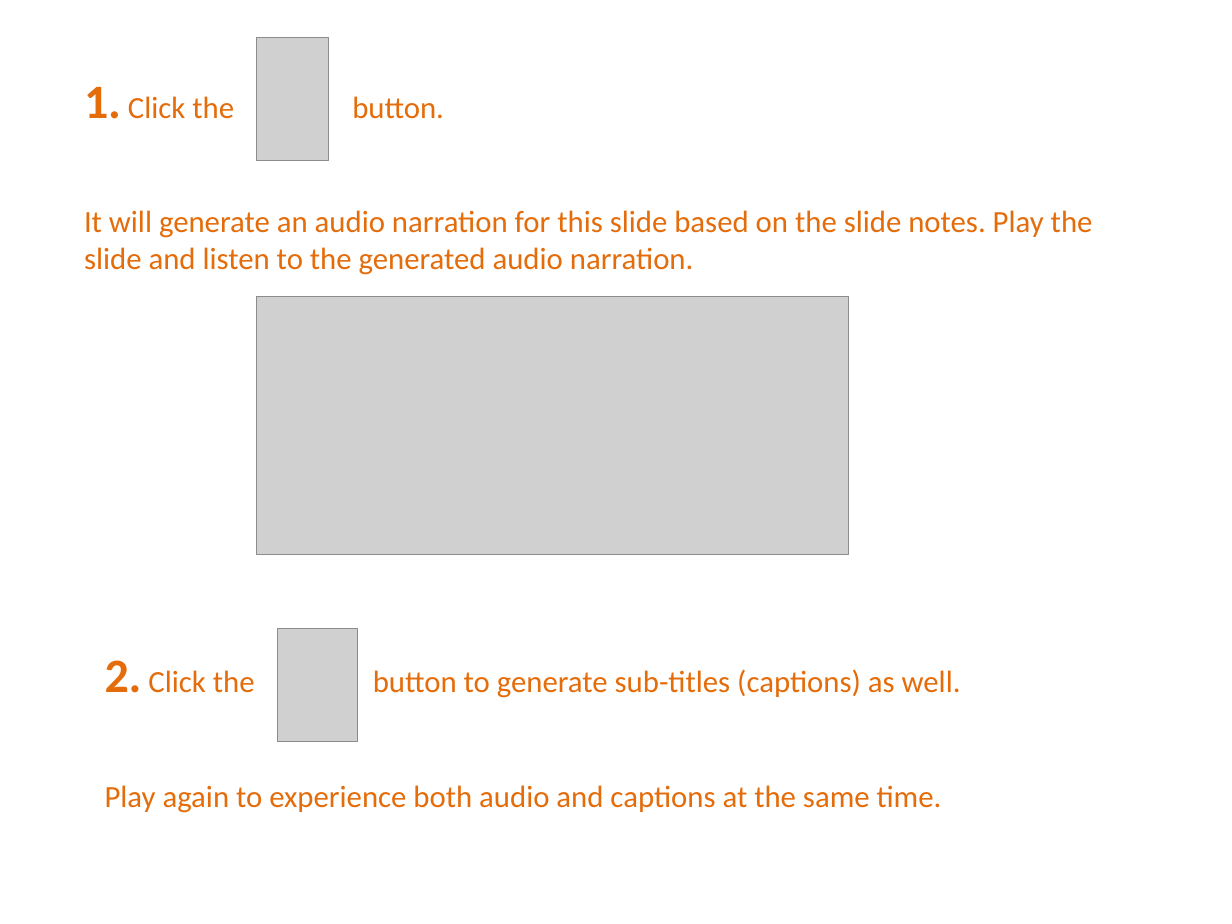
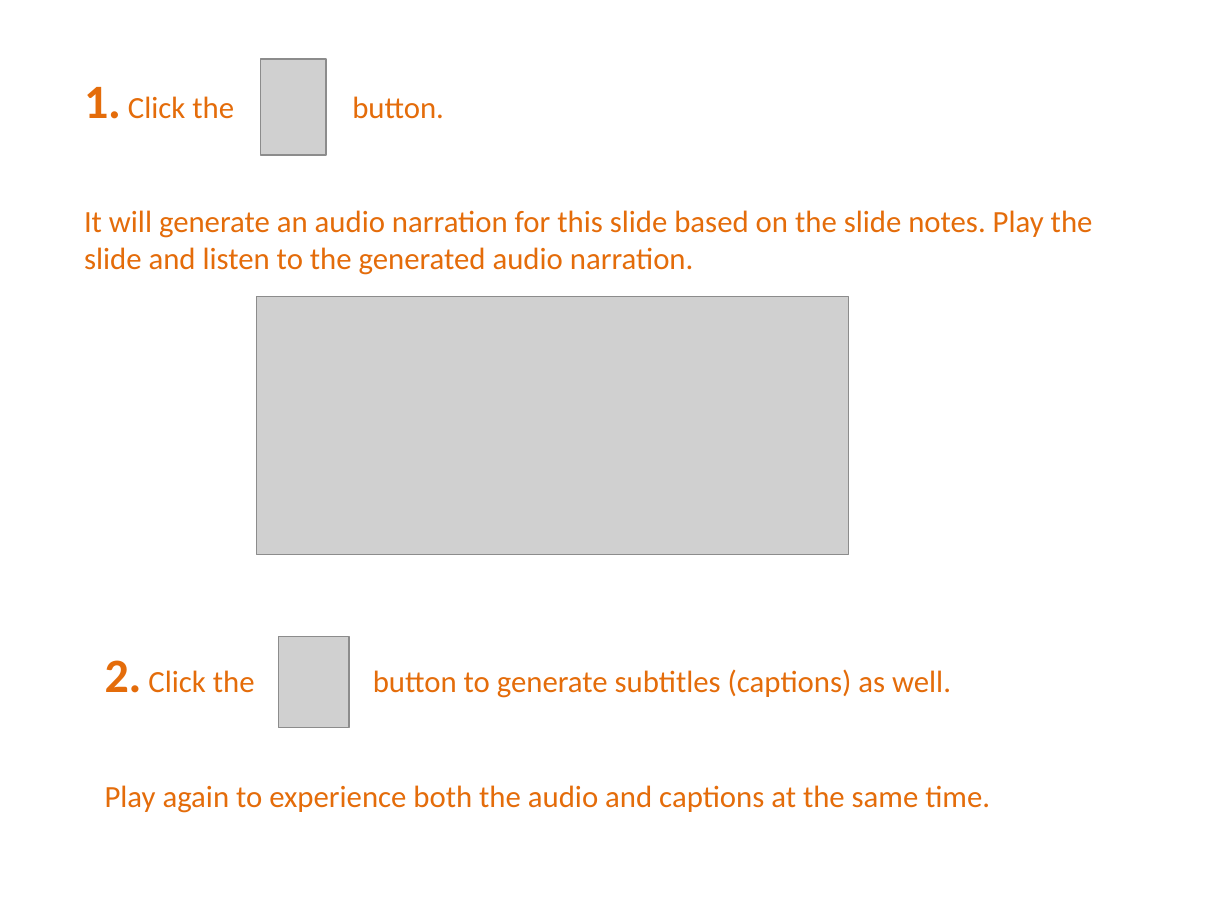
Before and after one commit to PowerPointLabs/PowerPointLabs-Website, a slide deck: slide 26 of samples/tutorial.pptx (slide 22 before the commit). Drawn at 1232x924 pixels with LibreOffice and Linux fonts; fonts in the diff are those of the drawing; grey boxes stand for pictures. Boxes give left, top, right and bottom in pixels: in the first picture for what was removed or moved away, otherwise in the second. Text is boxed around its words. In the diff, an @@ line names an element or a change of style, - is before the commit and + after.

```diff
--- a/samples/tutorial.pptx
+++ b/samples/tutorial.pptx
@@ picture: place and size @@
-picture at (256,37,328,160)
+picture at (261,59,326,155)
@@ picture: place and size @@
-picture at (277,628,357,742)
+picture at (278,637,349,728)
@@ text at (105,660,990,813): text changed @@
-2. Click the button to generate sub-titles (captions) as well.
-Play again to experience both audio and captions at the same time.
+2. Click the button to generate subtitles (captions) as well.
+Play again to experience both the audio and captions at the same time.
```
Also in this commit, not shown: 16 other slides changed, 10 slides added.
